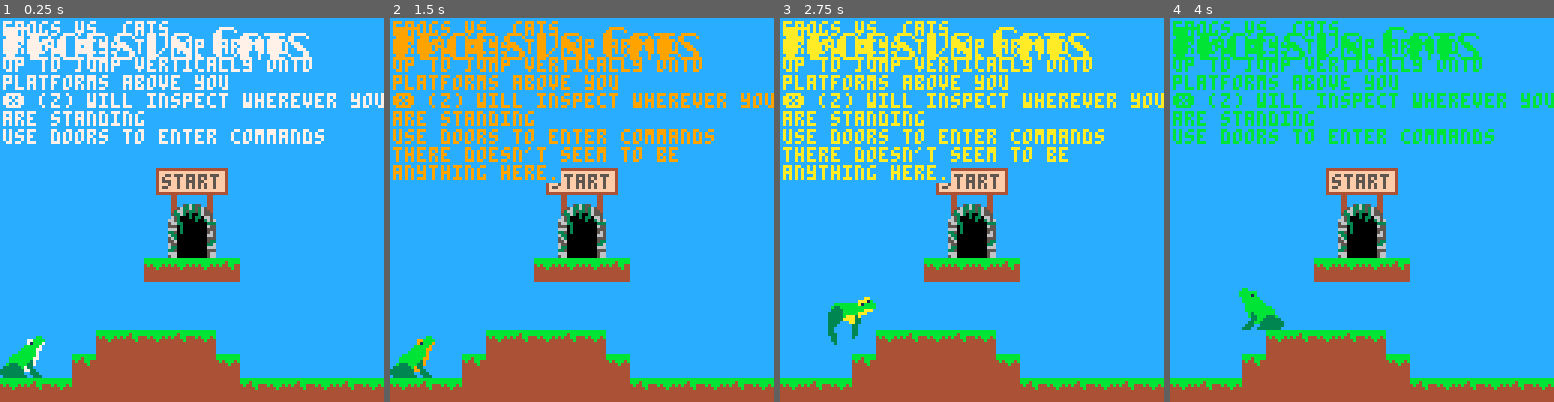
Above: before the commit, frames 1-4 (left to right).
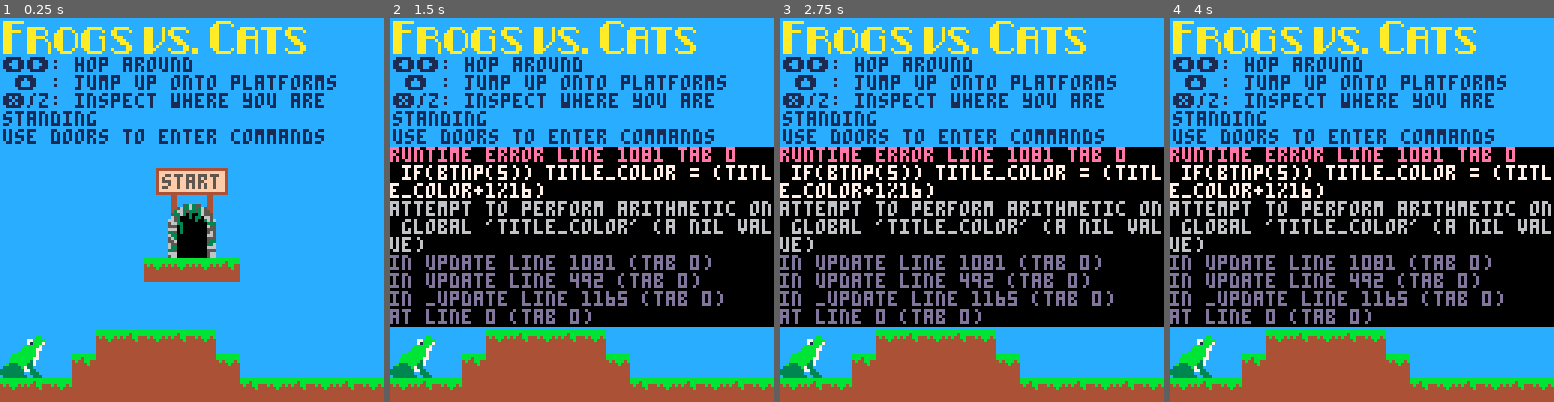
Above: after the commit, the same moments.

Repository: cincodenada/frogsvscats
Game: PICO-8 cartridge frogsvscats.p8
Same seed, same stepped clock (60 frames per second), same inputs: the game is played once before the commit and once after it.
Inputs:
- Up to frame 1 (0.25 s): no input
- Up to frame 2 (1.5 s): tap X (X key) at 0.33, 1.07 s; tap O (Z key) at 0.7 s
- Up to frame 3 (2.75 s): hold Right 1.6-2.1 s; tap O (Z key) at 1.7, 2.1, 2.5 s; tap X (X key) at 1.85 s; hold Up 2.15-2.42 s; hold Right from 2.47 s (still down)
- Up to frame 4 (4 s): tap O (Z key) at 2.9, 3.3, 3.7 s; tap X (X key) at 2.97 s; release Right at 3.03 s; hold Left 3.08-3.58 s

The runs differ from the first frame. In frame 1, 12% of the frame differs, in the area x 0-100%, y 0-33%; in frame 2, 59%; in frame 3, 58%; in frame 4, 59%, in the area x 0-100%, y 0-94%.
Error after the commit: runtime error line 1081 tab 0; if(btnp(5)) title_color = (title_color+1%16); attempt to perform arithmetic on global 'title_color' (a nil value)

Commit message:
Improve title screen

Diff:
--- a/frogsvscats.p8
+++ b/frogsvscats.p8
@@ -4,7 +4,6 @@
 -- frogs vs. cats v1.1.1
 -- by joel bradshaw
 -- vim: sw=2 ts=2 sts=2 noet foldmethod=marker foldmarker=-->8,---
-title_color = 7
 function class(superclass)
 	local cls = {}
 	cls.next_id, cls.__index = 0, cls
@@ -211,16 +210,16 @@
 		{
 			id = 9,
 			mapid = 6,
-			intro = "frogs vs. cats\
-arrow keys to hop around\
-up to jump vertically onto platforms above you\
-❎ (z) will inspect wherever you are standing\
+			intro = "\n\
+⬅️➡️: hop around\
+ ⬆️ : jump up onto platforms\
+❎/z: inspect where you are standing\
 use doors to enter commands",
 			links = {
 				start = 1,
 			},
 			door_msg = {
-				start = "",
+				start = "\n\n",
 			}
 		}
 	},
@@ -510,17 +509,19 @@
 	cls(bg)
 	map(0,0,0,0,128,32,1+4)
 	foreach(self.doors, function(t) t:draw() end)
+	if(self.cur_area.id == 9) then
+		-- title screen
+		pal(7,10)
+		spr(192,-1,-2,13,2)
+		pal(7,1)
+	end
 	self:draw_texts(bg)
+	pal(7,7)
 	self.player:draw()
 	for c in all(self.cats) do c:draw() end
 	for i in all(self.items) do i:draw() end
 	if(self.debug!="") game:draw_debug()
 
-	if(self.cur_area.id == 9) then
-		-- title screen
-		pal(7,title_color)
-		spr(192,0,0,13,2)
-	end
 end
 function game:draw_texts(bg)
 	cury = 1
